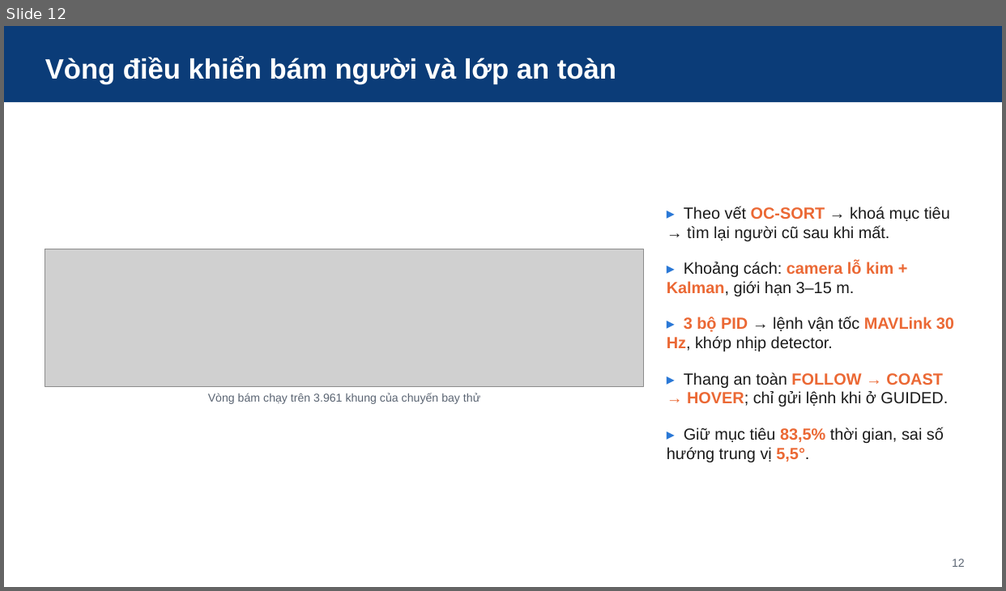
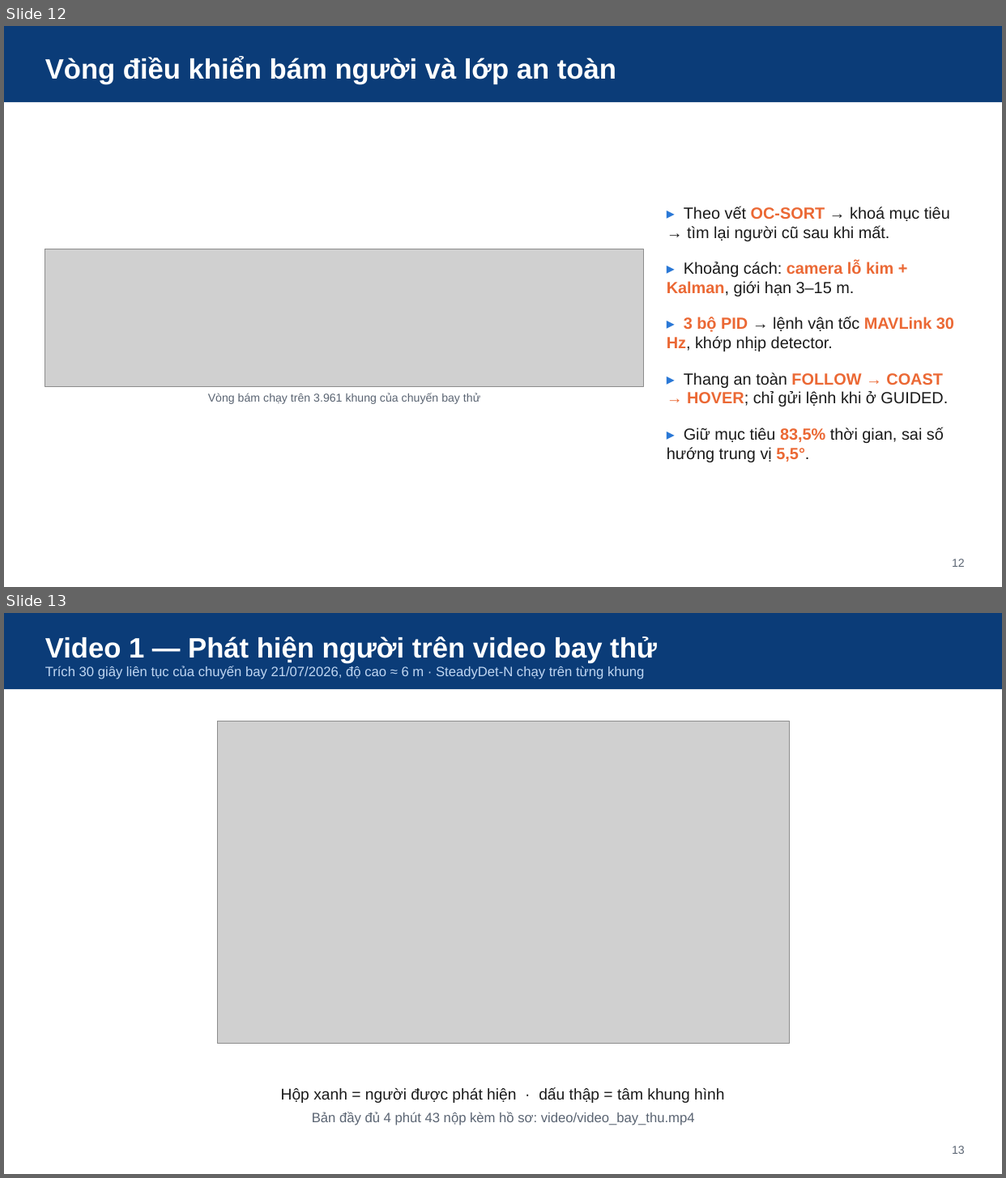
Before and after one commit to NhanHuynh2006/Drone_Following, a slide deck: nckh_SV2026-474/slides/SteadyDet-N_nghiem_thu_nhe.pptx. Shown one above the other, each under a label of ours: slide 12 before the commit, slides 12 and 13 after it. The pictures are 1006x591 and 1006x1178 pixels, drawn with LibreOffice and Linux fonts; fonts in the diff are those of the drawing; grey boxes stand for pictures. Boxes give left, top, right and bottom in pixels: in the first picture for what was removed or moved away, otherwise in the second. Text is boxed around its words. In the diff, an @@ line names an element or a change of style, - is before the commit and + after.

```diff
--- a/nckh_SV2026-474/slides/SteadyDet-N_nghiem_thu_nhe.pptx
+++ b/nckh_SV2026-474/slides/SteadyDet-N_nghiem_thu_nhe.pptx
@@ slide 13 added at (x1=4, y1=613, x2=1002, y2=1174), background #FFFFFF @@
@@ rectangle added at (x1=4, y1=613, x2=1002, y2=689), fill #0B3C78, 13 pt, text #BFD6F2 @@
+Video 1 — Phát hiện người trên video bay thử
+Trích 30 giây liên tục của chuyến bay 21/07/2026, độ cao ≈ 6 m · SteadyDet-N chạy trên từng khung
@@ picture added at (x1=217, y1=722, x2=790, y2=1043) @@
@@ text added at (x1=281, y1=1088, x2=724, y2=1126), 13 pt, text #5A6472 @@
+Hộp xanh = người được phát hiện · dấu thập = tâm khung hình
+Bản đầy đủ 4 phút 43 nộp kèm hồ sơ: video/video_bay_thu.mp4
@@ text added at (x1=952, y1=1146, x2=965, y2=1154), 11 pt, text #5A6472 @@
+13
```
Also in this commit, not shown: 1 slide changed, 1 other slide added, 1 slide removed, 8 other files.
